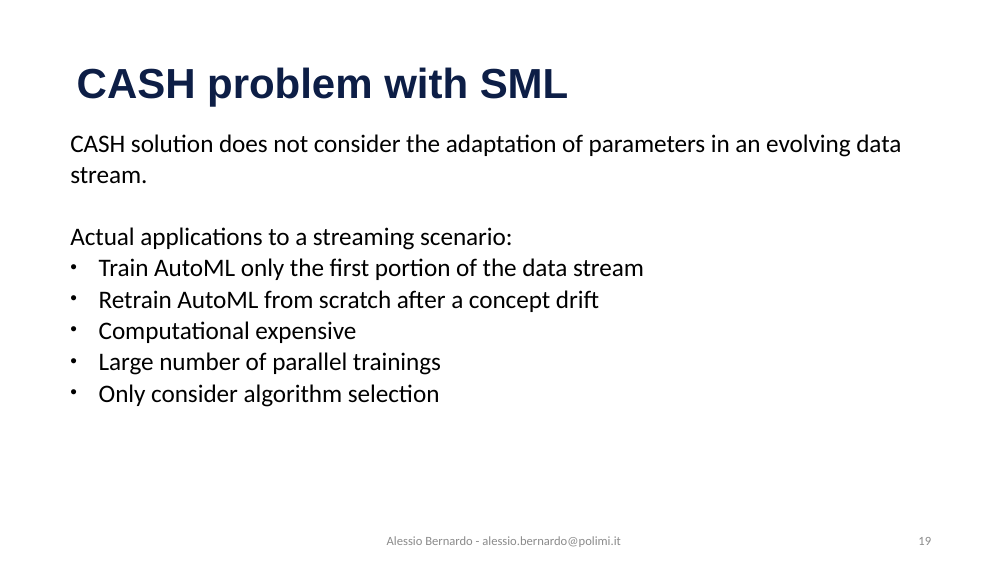
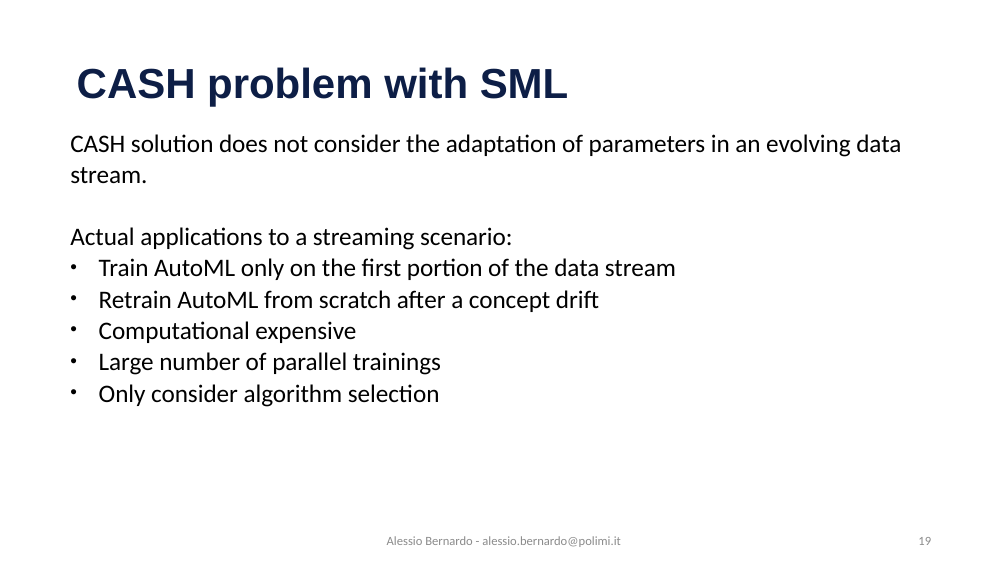
Before and after one commit to emanueledellavalle/streaming-data-analytics, a slide deck: slide 19 of lectures/12_SML_predicting-data-streams/12_1_Classification.pptx. Drawn at 1008x567 pixels with LibreOffice and Linux fonts; fonts in the diff are those of the drawing; background and template pictures are left out. Boxes give left, top, right and bottom in pixels: in the first picture for what was removed or moved away, otherwise in the second. Text is boxed around its words. In the diff, an @@ line names an element or a change of style, - is before the commit and + after.

```diff
--- a/lectures/12_SML_predicting-data-streams/12_1_Classification.pptx
+++ b/lectures/12_SML_predicting-data-streams/12_1_Classification.pptx
@@ text at <box>99,258,676,280</box>: text changed @@
-• Train AutoML only the first portion of the data stream
+• Train AutoML only on the first portion of the data stream
```
Also in this commit, not shown: 5 other files.
